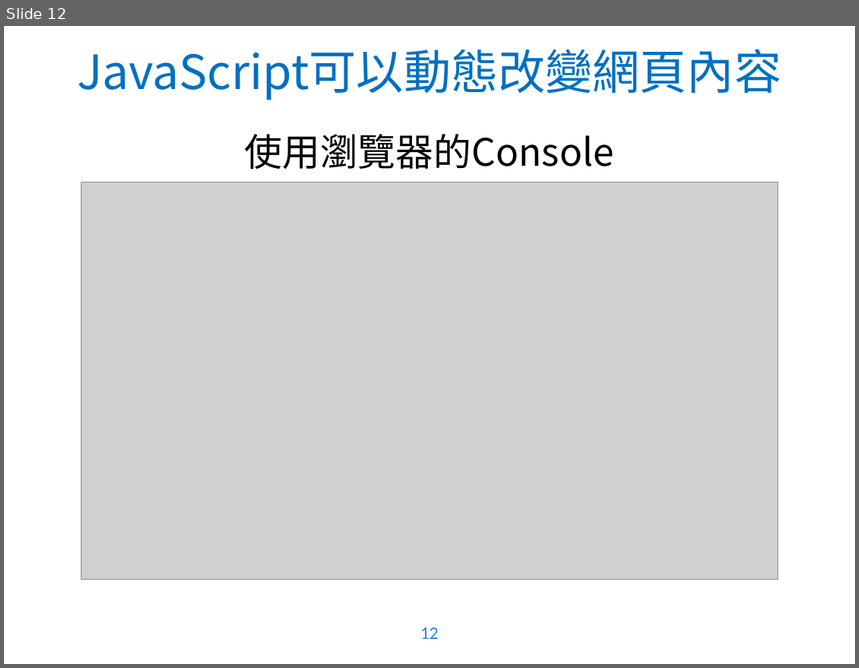
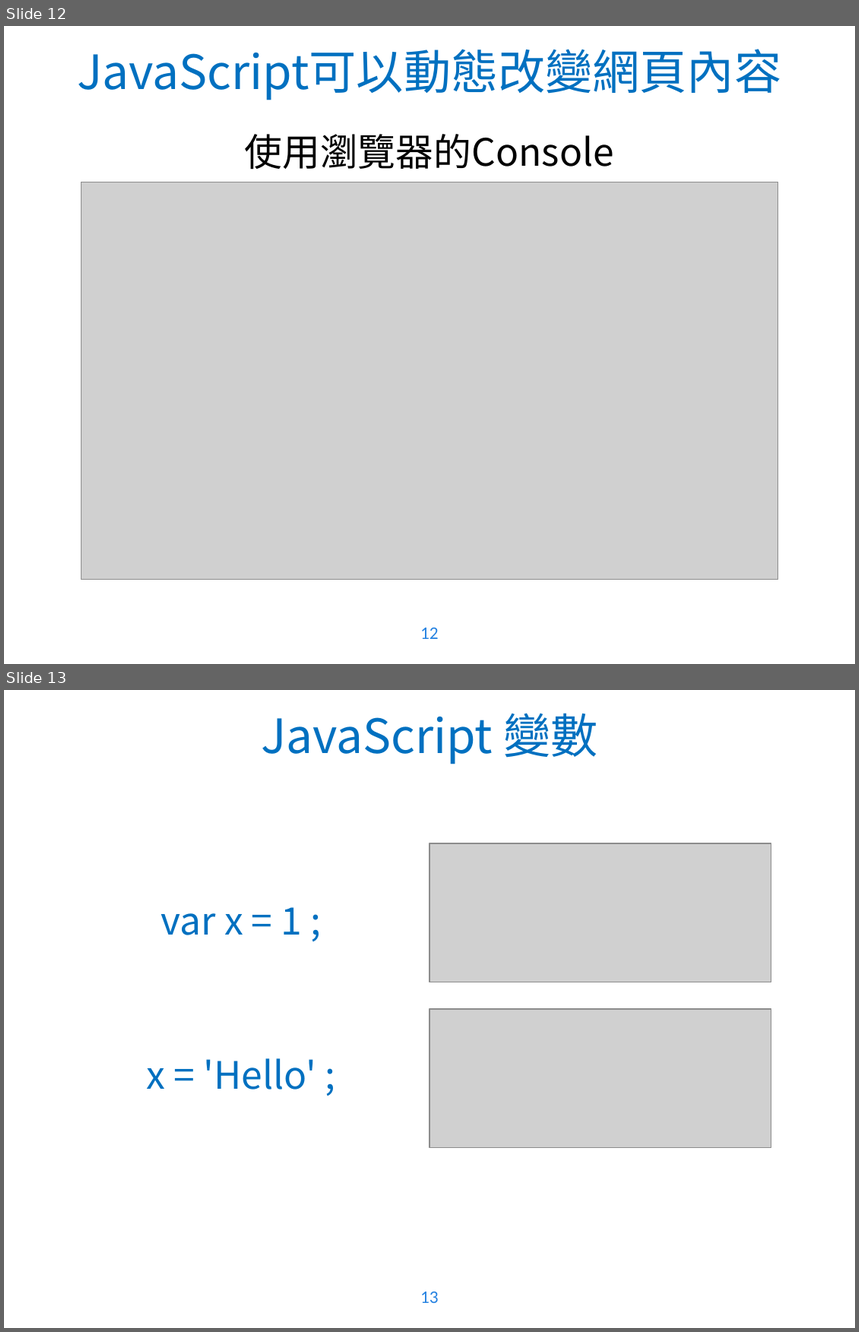
Before and after one commit to WaRTanKE7/WebClubData, a slide deck: 教學簡報/JavaScript - 1.pptx. Shown one above the other, each under a label of ours: slide 12 before the commit, slides 12 and 13 after it. The pictures are 859x668 and 859x1332 pixels, drawn with LibreOffice and Linux fonts; fonts in the diff are those of the drawing; grey boxes stand for pictures; background and template pictures are left out. Boxes give left, top, right and bottom in pixels: in the first picture for what was removed or moved away, otherwise in the second. Text is boxed around its words. In the diff, an @@ line names an element or a change of style, - is before the commit and + after.

```diff
--- a/教學簡報/JavaScript - 1.pptx
+++ b/教學簡報/JavaScript - 1.pptx
@@ slide 13 added at (4, 690, 855, 1328), background picture (left out); not listed: 1 template element that a slide beside it also shows @@
@@ title added at (261, 713, 598, 764), 40 pt, text #0070C0 @@
+JavaScript 變數
@@ picture added at (430, 844, 771, 982) @@
@@ text added at (147, 907, 316, 1090), 32 pt, text #0070C0 @@
+var x = 1 ;
+x = 'Hello' ;
@@ picture added at (430, 1009, 771, 1148) @@
```
Also in this commit, not shown: 3 slides changed, 2 other slides added, 1 slide removed.
